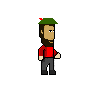
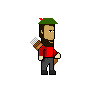
Layered file, before and after one edit (100x100). Changes by layer:
added layer "Layer 5" over [30, 37, 58, 65]
